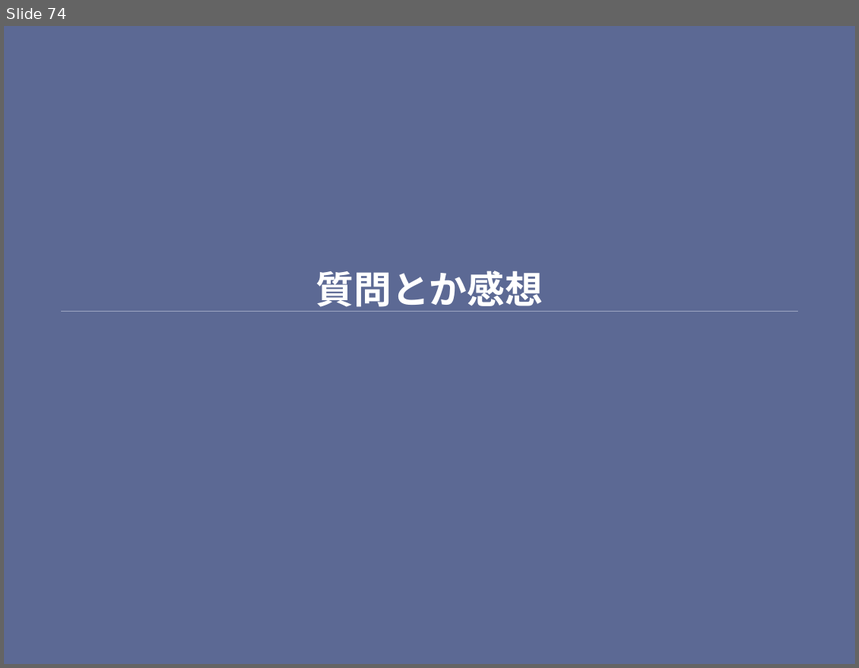
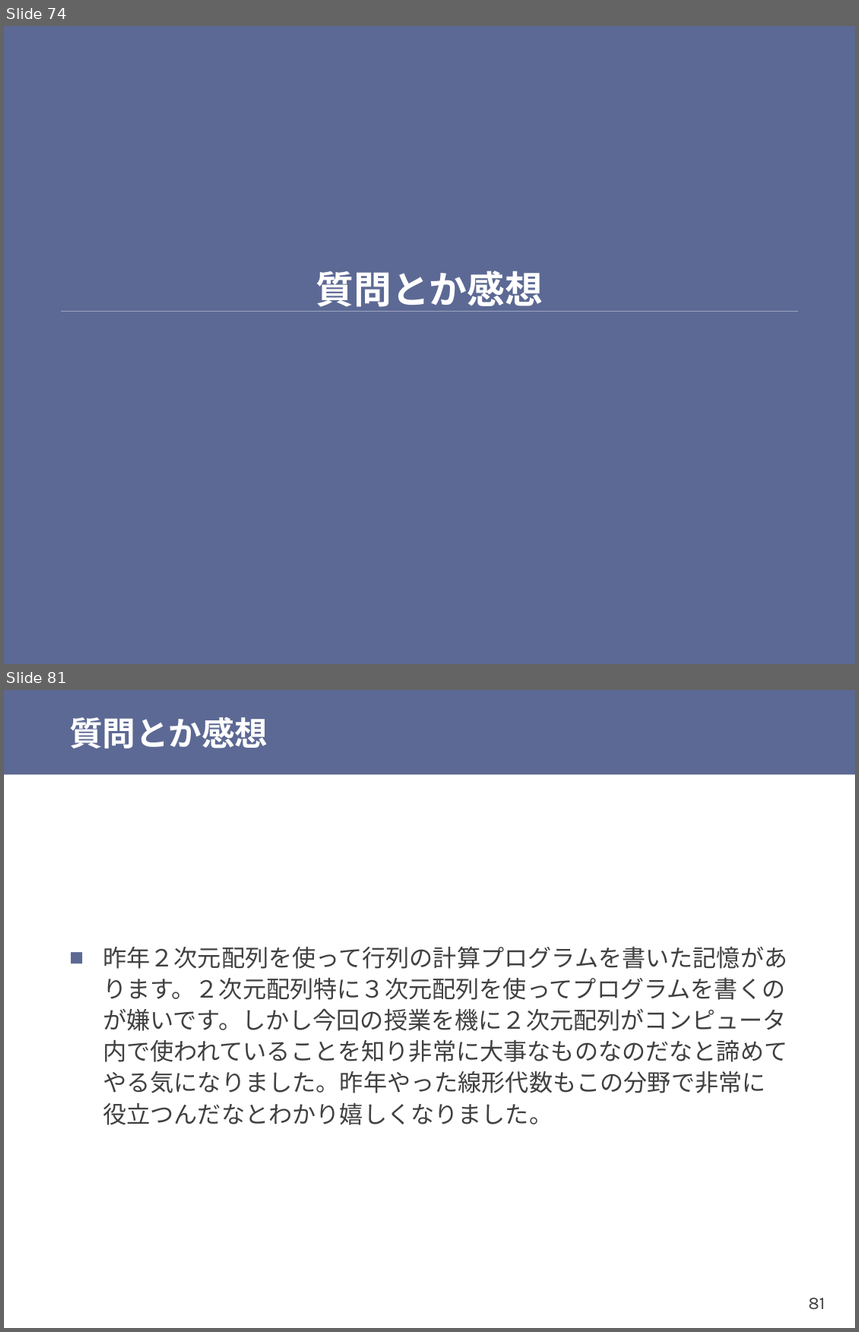
Before and after one commit to shioyadan/otya-computer-architecture-i, a slide deck: cai-shioya-11.pptx. Shown one above the other, each under a label of ours: slide 74 before the commit, slides 74 and 81 after it; the slides between them are not shown. The pictures are 859x668 and 859x1332 pixels, drawn with LibreOffice and Linux fonts; fonts in the diff are those of the drawing. Boxes give left, top, right and bottom in pixels: in the first picture for what was removed or moved away, otherwise in the second. Text is boxed around its words. In the diff, an @@ line names an element or a change of style, - is before the commit and + after.

```diff
--- a/cai-shioya-11.pptx
+++ b/cai-shioya-11.pptx
@@ slide 81 added at (x1=4, y1=690, x2=855, y2=1328), background #FFFFFF @@
@@ rectangle added at (x1=4, y1=690, x2=855, y2=774), fill #5C6994 @@
@@ title added at (x1=69, y1=717, x2=268, y2=749), 28 pt, text #FFFFFF, bold @@
+質問とか感想
@@ text added at (x1=103, y1=946, x2=788, y2=1125), 20 pt, text #404040 @@
+■ 昨年２次元配列を使って行列の計算プログラムを書いた記憶があります。２次元配列特に３次元配列を使ってプログラムを書くのが嫌いです。しかし今回の授業を機に２次元配列がコンピュータ内で使われていることを知り非常に大事なものなのだなと諦めてやる気になりました。昨年やった線形代数もこの分野で非常に役立つんだなとわかり嬉しくなりました。
@@ page number added at (x1=809, y1=1298, x2=826, y2=1310), 15 pt, text #404040 @@
+81
```
Also in this commit, not shown: 3 slides changed, 16 other slides added, 1 other file.
